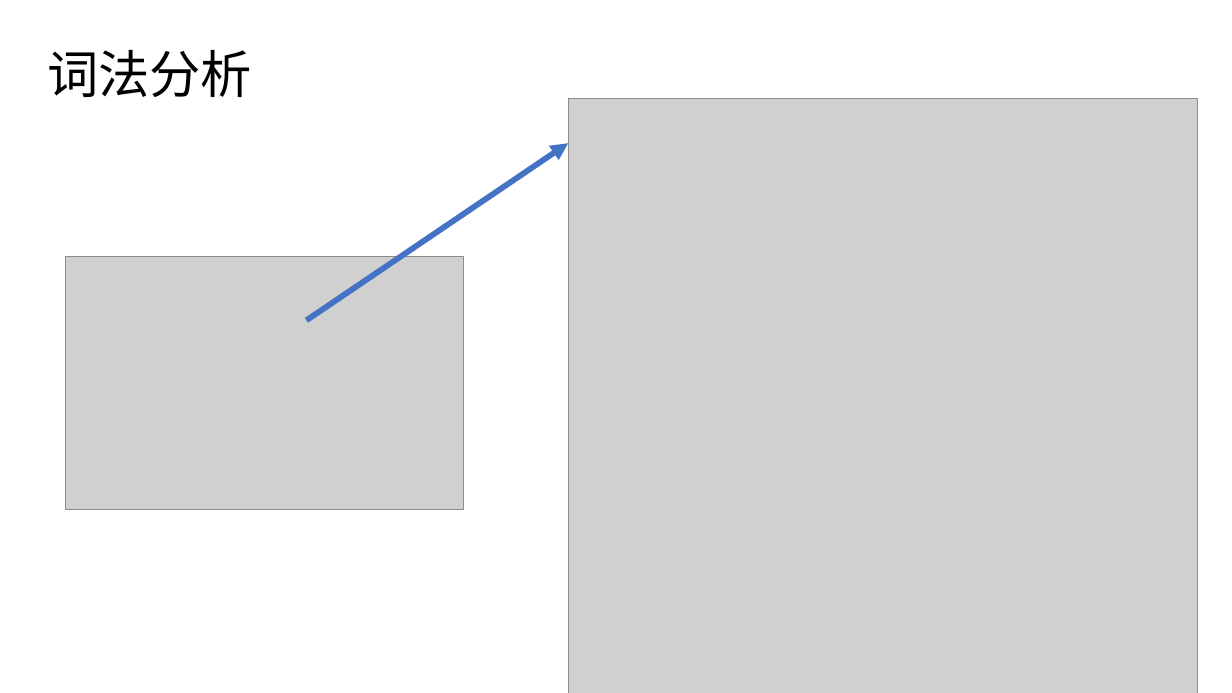
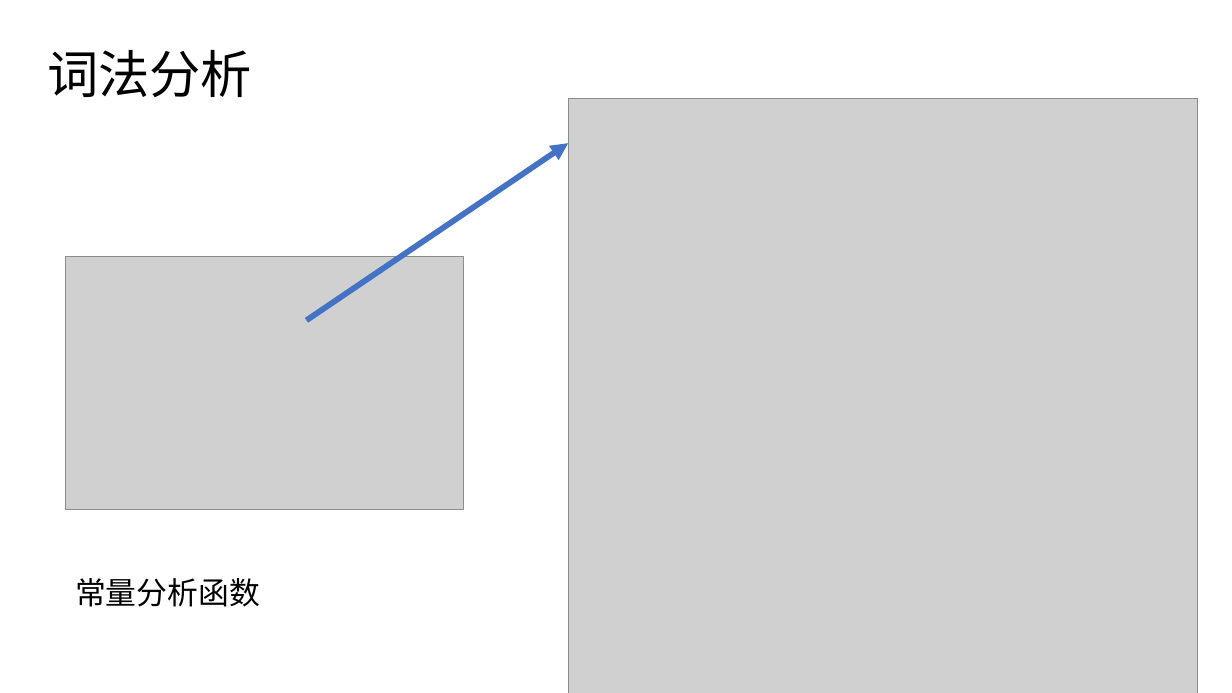
Before and after one commit to bupt-juniorTeam/OpenArkCompiler, a slide deck: slide 7 of 方舟编译器源码分析初稿.pptx. Drawn at 1232x693 pixels with LibreOffice and Linux fonts; fonts in the diff are those of the drawing; grey boxes stand for pictures. Boxes give left, top, right and bottom in pixels: in the first picture for what was removed or moved away, otherwise in the second. Text is boxed around its words. In the diff, an @@ line names an element or a change of style, - is before the commit and + after.

```diff
--- a/方舟编译器源码分析初稿.pptx
+++ b/方舟编译器源码分析初稿.pptx
@@ text added at bbox=[75, 578, 260, 607], 24 pt, text #000000 @@
+常量分析函数
```
Also in this commit, not shown: 3 other slides changed, 1 slide removed.
